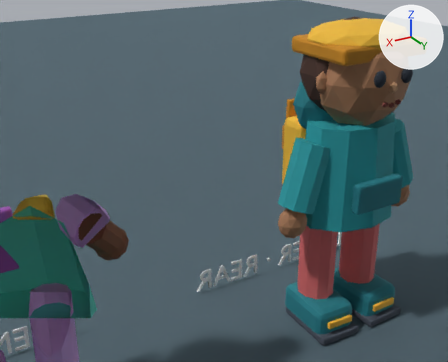
Two versions of the Blender file blender/cast/camo-cast.blend, one commit apart.
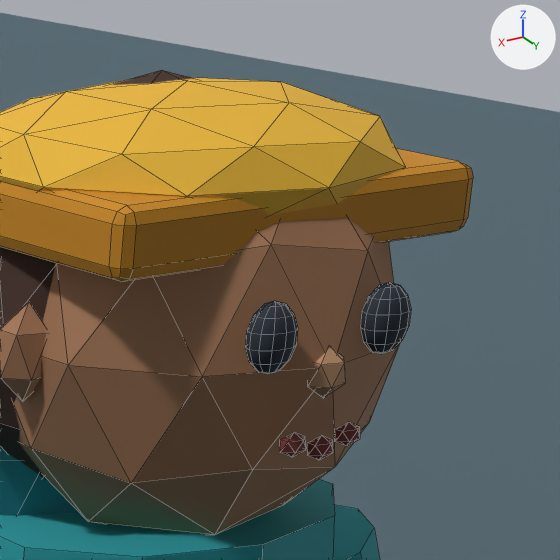
There are two pictures of each version: one from a camera (50 mm lens) standing at (-0.947, 1.93, 1.796) and looking at (-2.085, 0.034, 0.847), one close up on the part from 71% to 100% of the width and 0% to 36% of the height. The lights are fixed; the arrows at upper right show +X, +Y and +Z. The last two pictures show the newer version. The close-ups show mesh edges as thin lines. Everything nearer to the camera than a plane just in front of the edit is cut away.

Objects in the first close-up: 'Preview Ground', 'player_beanie_band', 'player_beanie_crown', 'player_ear_L', 'player_eye_L', 'player_eye_R', 'player_hair_back', 'player_head', 'player_hood', 'player_hoodie', 'player_nose', 'player_sleeve_R' and 3 more.
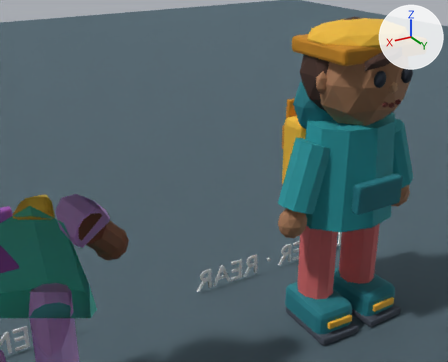
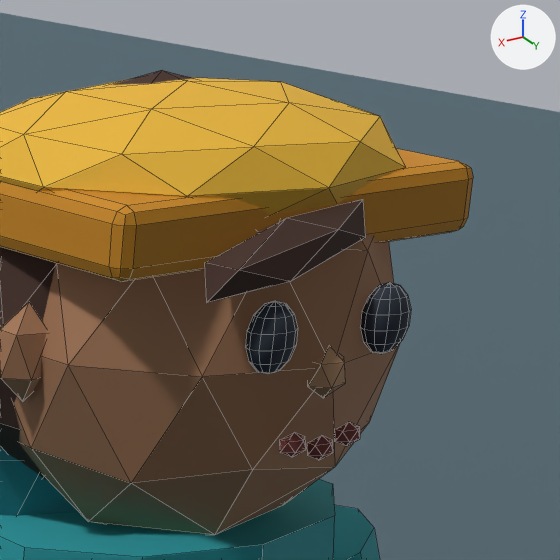
Pixel boxes [x1, y1, x2, y2] of what changed, in the close-ups (560 x 560 px):
'player_hair_boy_fringe', added: after [205, 200, 366, 302]

What the commit changed:
Mesh me_icosphere_012_1 is new.
It is an icosphere of 20 faces spanning x -0.112..0.112, y -0.031..0.031, z -0.03..0.03.
It uses material mat_player_hair (brown #4d352c).
Object 'player_hair_boy_fringe' (ob_player_hair_boy_fringe) is new; it shows me_icosphere_012_1.
Its parent is ob_player_root.
Its location is (-0.04, -0.192, 1.282).
Its rotation in degrees is (0, -10, 8).
